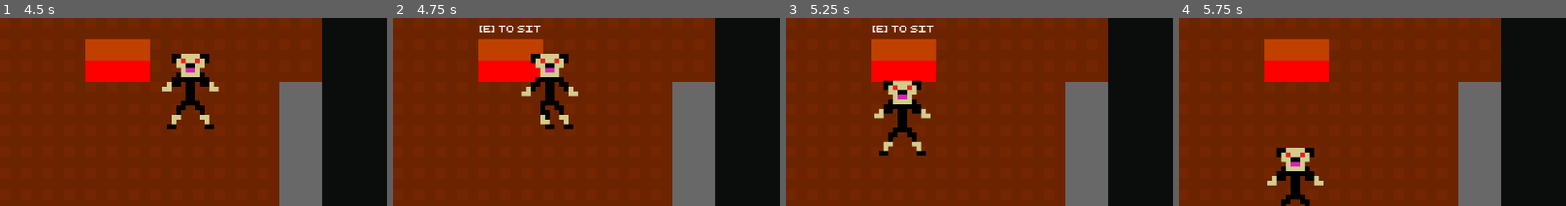
Above: before the commit, frames 1-4 (left to right).
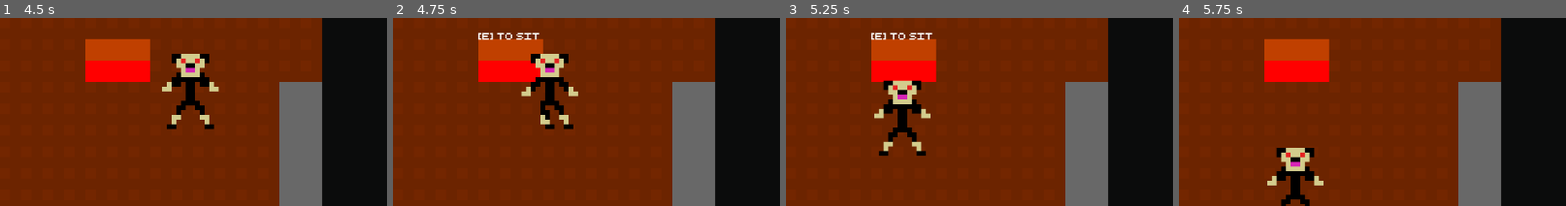
Above: after the commit, the same moments.

Repository: HuskyGameDev/2024f-team12
Game: Godot game, scene res://Scenes/Levels/LevelOne/LevelOne.tscn
The game is run twice, just before and just after one commit, with the same random seed, the same clock (stepped at 60 frames per second) and the same inputs.
Inputs:
- Up to frame 1 (4.5 s): tap E (primary_action) at 0.5, 1.35, 2, 2.85, 3.5, 4.35 s; hold D (right) 0.53-1.28 s; hold E (primary_action) 0.53-1.28 s; hold S (down) 1.28-2.03 s; hold D (right) 2.03-2.78 s; hold E (primary_action) 2.03-2.78 s; hold W (up) 2.78-3.53 s; hold E (primary_action) 3.53-4.28 s; hold A (left) from 3.53 s (still down)
- Up to frame 2 (4.75 s): keep holding A (left)
- Up to frame 3 (5.25 s): release A (left) at 5.03 s; hold S (down) from 5.03 s (still down); hold E (primary_action) from 5.03 s (still down)
- Up to frame 4 (5.75 s): keep holding S (down); keep holding E (primary_action)
The pictures show only the part of the screen within x 33-83%, y 24-74%; the shares and areas given below are measured in that part.

Frame 1 is identical in both runs. In frame 2, 0.7% of the frame differs, in the area x 22-39%, y 4-12%; in frame 3, 0.7%; in frame 4, nothing differs.

Commit message:
Textbox Work & Some Organization

Diff:
--- a/Scenes/Cutscenes/Cutscene1/Cutscene1.tscn
+++ b/Scenes/Cutscenes/Textbox/Cutscene1.tscn
@@ -1,13 +1,13 @@
 [gd_scene load_steps=3 format=3 uid="uid://bvua536ho6v3h"]
 
-[ext_resource type="Script" path="res://Scenes/Cutscenes/Cutscene1/cutscene_1.gd" id="1_r80i5"]
+[ext_resource type="Script" path="res://Scenes/Cutscenes/Textbox/cutscene_1.gd" id="1_r80i5"]
 
 [sub_resource type="StyleBoxFlat" id="StyleBoxFlat_o1jbp"]
 bg_color = Color(0, 0, 0, 1)
-border_width_left = 1
-border_width_top = 1
-border_width_right = 1
-border_width_bottom = 1
+border_width_left = 2
+border_width_top = 2
+border_width_right = 2
+border_width_bottom = 2
 border_color = Color(1, 1, 1, 1)
 
 [node name="Cutscene1" type="CanvasLayer"]
@@ -47,6 +47,20 @@
 
 [node name="Label" type="Label" parent="TextboxContainer/MarginContainer/HBoxContainer"]
 layout_mode = 2
+size_flags_horizontal = 3
+size_flags_vertical = 1
 theme_override_colors/font_color = Color(1, 1, 1, 1)
-theme_override_font_sizes/font_size = 29
-text = "Please Work Please Work Please Work Please Work Please Work"
+theme_override_font_sizes/font_size = 30
+text = "Text Text Text! This is texttttttttttttttttttttttttttttttttttttttttttttttttttttttttttttttttttttttttttttttttttttttttt
+"
+autowrap_mode = 1
+clip_text = true
+
+[node name="SkipPrompt" type="Label" parent="TextboxContainer/MarginContainer/HBoxContainer"]
+layout_mode = 2
+size_flags_vertical = 8
+theme_override_colors/font_color = Color(1, 1, 1, 1)
+theme_override_font_sizes/font_size = 15
+text = "Space to Skip"
+horizontal_alignment = 2
+vertical_alignment = 2
--- a/Scenes/Cutscenes/Cutscene1/cutscene_1.gd
+++ b/Scenes/Cutscenes/Textbox/cutscene_1.gd
@@ -4,11 +4,28 @@
 
 @onready var textbox_container = $TextboxContainer
 @onready var label = $TextboxContainer/MarginContainer/HBoxContainer/Label
+@onready var skip_promt = $TextboxContainer/MarginContainer/HBoxContainer/SkipPrompt
+
+enum State
+{
+	READY,
+	READ,
+	FINISHED
+}
+
+var current_state = State.READY
+var text_queue = []
 
 # Called when the node enters the scene tree for the first time.
 func _ready():
+	print ("Starting State: State.READY")
 	hide_textbox()
-	add_text("PLEASE WORK PLEASE WORK PLEASE WORK")
+	queue_text("PLEASE WORK PLEASE WORK PLEASE WORK")
+
+func _process(delta):
+	match current_state:
+		State.READY:
+			if !text //Line where I left off
 
 func hide_textbox():
 	label.text = ""
--- a/Scenes/Levels/LevelOne/LevelOne.tscn
+++ b/Scenes/Levels/LevelOne/LevelOne.tscn
@@ -1,12 +1,10 @@
-[gd_scene load_steps=12 format=4 uid="uid://ds48r3xyl0b6t"]
+[gd_scene load_steps=9 format=4 uid="uid://ds48r3xyl0b6t"]
 
 [ext_resource type="Script" path="res://Scenes/Levels/LevelOne/Scripts/level_one.gd" id="1_5k5ub"]
 [ext_resource type="Texture2D" uid="uid://b1kixrj5x0ik2" path="res://Sprites/Environment Sprites/PlaceHolderArt/placeholder_concrete.png.png" id="2_lfocg"]
 [ext_resource type="PackedScene" uid="uid://dsb6qweu63nh3" path="res://Scenes/Characters/Player/Player.tscn" id="2_rgidp"]
 [ext_resource type="Texture2D" uid="uid://biuntbb4i3avi" path="res://Sprites/Environment Sprites/PlaceHolderArt/OfficeMockArt32px (2).png" id="3_l5cet"]
 [ext_resource type="PackedScene" uid="uid://cs72m54ygikjt" path="res://Scenes/Interactions/LevelOneInteractables/desk_interaction.tscn" id="5_f5ytj"]
-[ext_resource type="Script" path="res://Scenes/Levels/LevelOne/couch_interaction.gd" id="6_7vpgk"]
-[ext_resource type="PackedScene" uid="uid://hun6u6rotecx" path="res://Scenes/Interactions/InteractionArea/InteractionArea.tscn" id="7_b4dob"]
 
 [sub_resource type="TileSetAtlasSource" id="TileSetAtlasSource_d70sa"]
 texture = ExtResource("2_lfocg")
@@ -32,8 +30,6 @@
 physics_layer_0/collision_layer = 1
 sources/3 = SubResource("TileSetAtlasSource_nsrow")
 sources/1 = SubResource("TileSetAtlasSource_d70sa")
-
-[sub_resource type="CapsuleShape2D" id="CapsuleShape2D_jybf8"]
 
 [node name="Level One" type="Node2D"]
 script = ExtResource("1_5k5ub")
@@ -73,15 +69,4 @@
 position = Vector2(559, 490)
 
 [node name="DeskInteraction" parent="." instance=ExtResource("5_f5ytj")]
-position = Vector2(560, 265)
-
-[node name="CouchInteraction" type="Node2D" parent="."]
-position = Vector2(300, 385)
-script = ExtResource("6_7vpgk")
-
-[node name="InteractionArea" parent="CouchInteraction" instance=ExtResource("7_b4dob")]
-scale = Vector2(8, 8)
-action_name = "sit"
-
-[node name="CollisionShape2D" type="CollisionShape2D" parent="CouchInteraction/InteractionArea"]
-shape = SubResource("CapsuleShape2D_jybf8")
+position = Vector2(558, 276)
Not shown, added: Aseprite-Art/Moreau-Title.png.import
Renamed: Scenes/Cutscenes/Cutscene1/DisplayText.gd -> Scenes/Cutscenes/Textbox/DisplayText.gd
Renamed: Scenes/Cutscenes/Cutscene1/TextDisplayTest.txt -> Scenes/Cutscenes/Textbox/TextDisplayTest.txt
